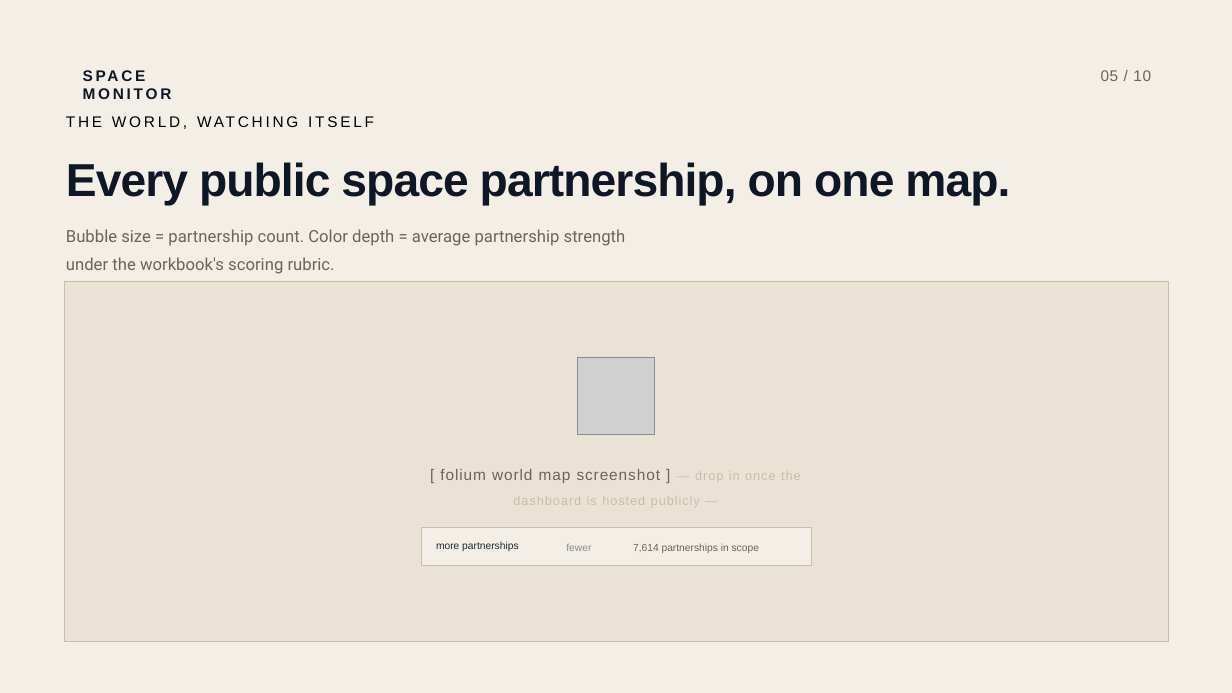
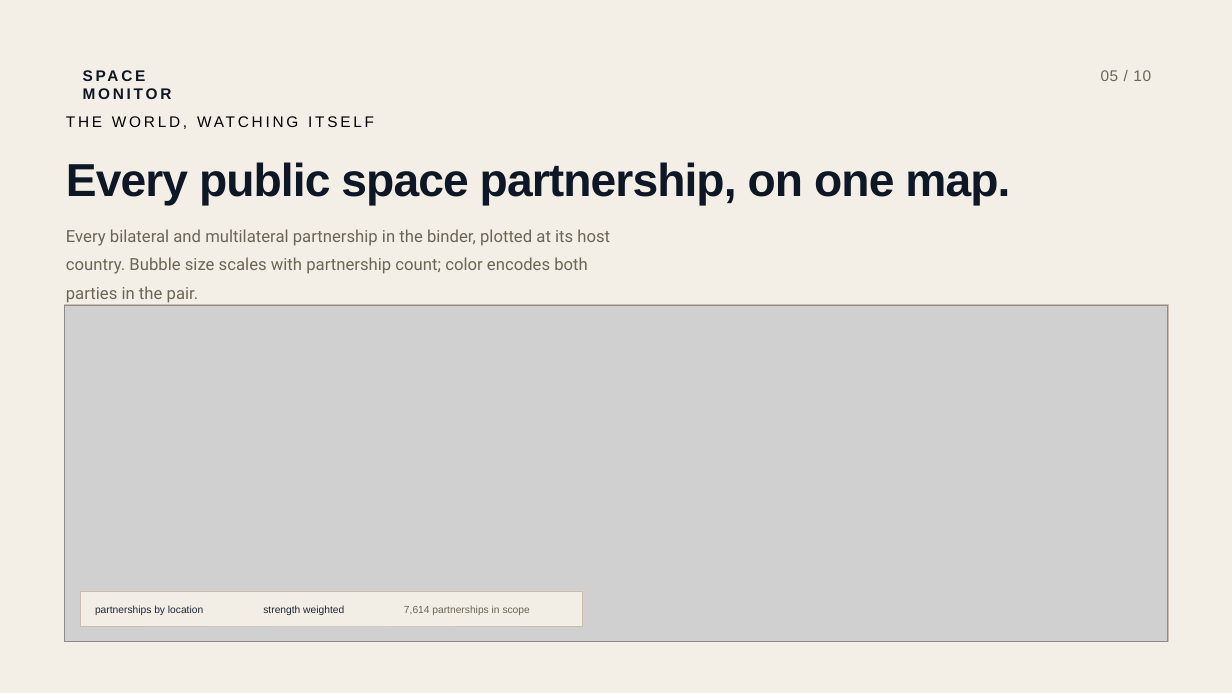
Before and after one commit to ethanmurray/space-monitor, a slide deck: slide 5 of Space_Monitor.pptx. Drawn at 1232x693 pixels with LibreOffice and Linux fonts; fonts in the diff are those of the drawing; grey boxes stand for pictures. Boxes give left, top, right and bottom in pixels: in the first picture for what was removed or moved away, otherwise in the second. Text is boxed around its words. In the diff, an @@ line names an element or a change of style, - is before the commit and + after.

```diff
--- a/Space_Monitor.pptx
+++ b/Space_Monitor.pptx
@@ text at (66,229,610,303): text changed @@
-Bubble size = partnership count. Color depth = average partnership strength under the workbook's scoring rubric.
+Every bilateral and multilateral partnership in the binder, plotted at its host country. Bubble size scales with partnership count; color encodes both parties in the pair.
@@ rectangle: place and size @@
-rectangle at (64,281,1168,642)
+rectangle at (64,304,1168,641)
@@ picture added at (65,305,1167,641) @@
@@ picture removed at (578,357,655,434) @@
@@ text removed at (440,469,801,505) @@
-[ folium world map screenshot ] — drop in once the dashboard is hosted publicly —
@@ rectangle removed at (421,527,811,565) @@
@@ text removed at (436,541,518,551) @@
-more partnerships
@@ text removed at (566,544,591,551) @@
-fewer
@@ rectangle added at (80,591,582,626), fill #F4EFE6 at 96% opacity, outline #C8BEA9 0.55 pt @@
@@ text added at (95,605,203,615), 12 pt, text #1B2738 @@
+partnerships by location
@@ text added at (263,605,344,615), 12 pt, text #1B2738 @@
+strength weighted
@@ text "7,614 partnerships in scope": place and size @@
-text "7,614 partnerships in scope" at (633,544,759,553)
+text "7,614 partnerships in scope" at (404,605,530,615)
```
